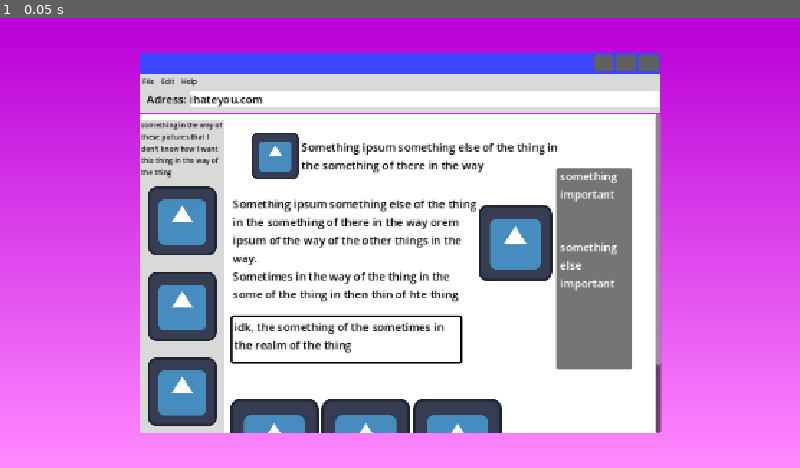
Above: before the commit, frame 1.
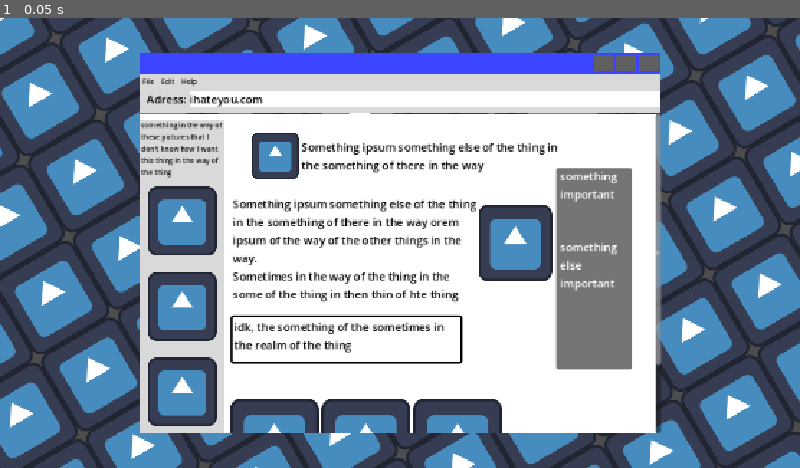
Above: after the commit, the same moment.

Repository: DanyBoy1023/Team-Pet-Peeves
Game: Godot game, scene res://Page Scenes/Main Page.tscn
Same seed, same stepped clock (60 frames per second), same inputs: the game is played once before the commit and once after it. The engine's default icon, where the game draws it, is replaced by a stand-in: a white triangle on a blue panel in a dark square.
Inputs:
- Up to frame 1 (0.05 s): no input

The runs differ from the first frame. In frame 1, 46% of the frame differs, in the area x 0-100%, y 0-100%.

Commit message:
repeating tiled background

Diff:
--- a/Page Scenes/Main Page.tscn
+++ b/Page Scenes/Main Page.tscn
@@ -2,13 +2,6 @@
 
 [ext_resource type="Texture2D" uid="uid://c31mgprqx416j" path="res://icon.svg" id="1_t5bat"]
 [ext_resource type="Script" uid="uid://cryx8m3u4selk" path="res://Scripts/minigame_button.gd" id="2_sv2du"]
-
-[sub_resource type="Gradient" id="Gradient_sv2du"]
-colors = PackedColorArray(0.7254902, 0, 0.84313726, 1, 1, 0.53333336, 1, 1)
-
-[sub_resource type="GradientTexture2D" id="GradientTexture2D_wifmv"]
-gradient = SubResource("Gradient_sv2du")
-fill_to = Vector2(0, 1)
 
 [sub_resource type="Gradient" id="Gradient_t5bat"]
 offsets = PackedFloat32Array(0.018134715)
@@ -78,14 +71,31 @@
 grow_horizontal = 2
 grow_vertical = 2
 
-[node name="TextureRect" type="TextureRect" parent="." unique_id=1426322447]
-layout_mode = 1
-anchors_preset = 15
-anchor_right = 1.0
-anchor_bottom = 1.0
-grow_horizontal = 2
-grow_vertical = 2
-texture = SubResource("GradientTexture2D_wifmv")
+[node name="TextureRect2" type="NinePatchRect" parent="." unique_id=1735371458]
+layout_mode = 1
+anchors_preset = 15
+anchor_right = 1.0
+anchor_bottom = 1.0
+offset_left = -491.02423
+offset_top = 67.475464
+offset_right = 140.85059
+offset_bottom = 988.17065
+grow_horizontal = 2
+grow_vertical = 2
+rotation = -0.5297771
+texture = ExtResource("1_t5bat")
+axis_stretch_horizontal = 1
+axis_stretch_vertical = 1
+
+[node name="TextureRect" type="NinePatchRect" parent="." unique_id=943886238]
+layout_mode = 1
+anchors_preset = 15
+anchor_right = 1.0
+anchor_bottom = 1.0
+grow_horizontal = 2
+grow_vertical = 2
+axis_stretch_horizontal = 1
+axis_stretch_vertical = 1
 
 [node name="MarginContainer" type="MarginContainer" parent="TextureRect" unique_id=123504655]
 layout_mode = 1
